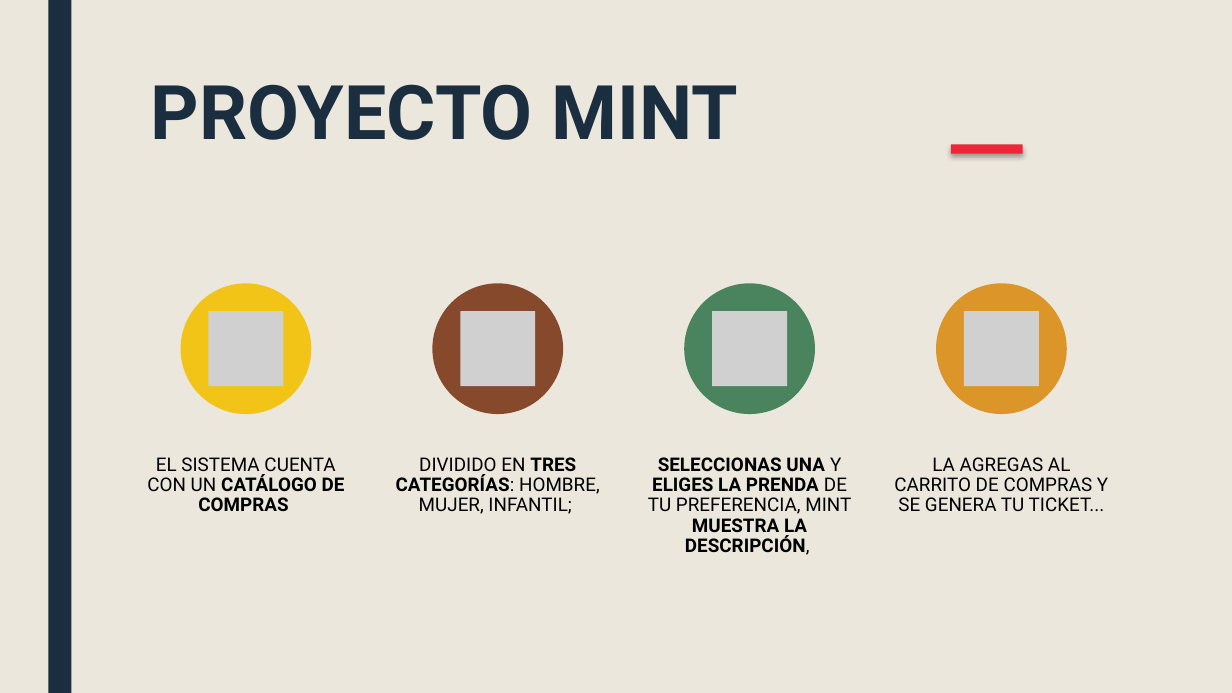
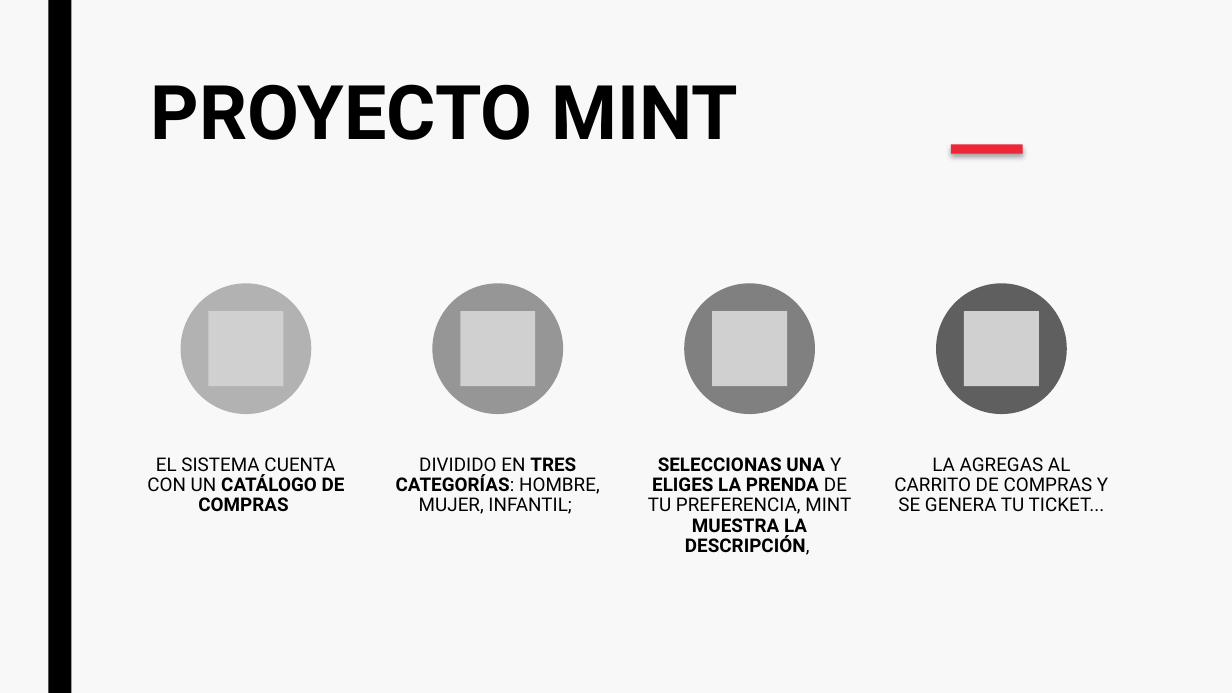
Before and after one commit to GS-Consultorio/analisis, a slide deck: slide 4 of consultorio.pptx. Drawn at 1232x693 pixels with LibreOffice and Linux fonts; fonts in the diff are those of the drawing; grey boxes stand for pictures. Boxes give left, top, right and bottom in pixels: in the first picture for what was removed or moved away, otherwise in the second. Text is boxed around its words. In the diff, an @@ line names an element or a change of style, - is before the commit and + after.

```diff
--- a/consultorio.pptx
+++ b/consultorio.pptx
@@ background #EBE7DD to #F8F8F8 @@
@@ rectangle at bbox=[48, 0, 71, 692]: fill #1A2E40 to #000000 @@
@@ text "PROYECTO MINT" at bbox=[151, 84, 738, 140]: text colour #1A2E40 to #000000 @@
@@ ellipse at bbox=[181, 283, 312, 414]: fill #F2C418 to #B2B2B2 @@
@@ ellipse at bbox=[432, 283, 563, 414]: fill #87492C to #969696 @@
@@ ellipse at bbox=[684, 283, 814, 414]: fill #4A845E to #808080 @@
@@ ellipse at bbox=[936, 283, 1067, 414]: fill #DC9528 to #5F5F5F @@
```
Also in this commit, not shown: 4 other slides changed.
